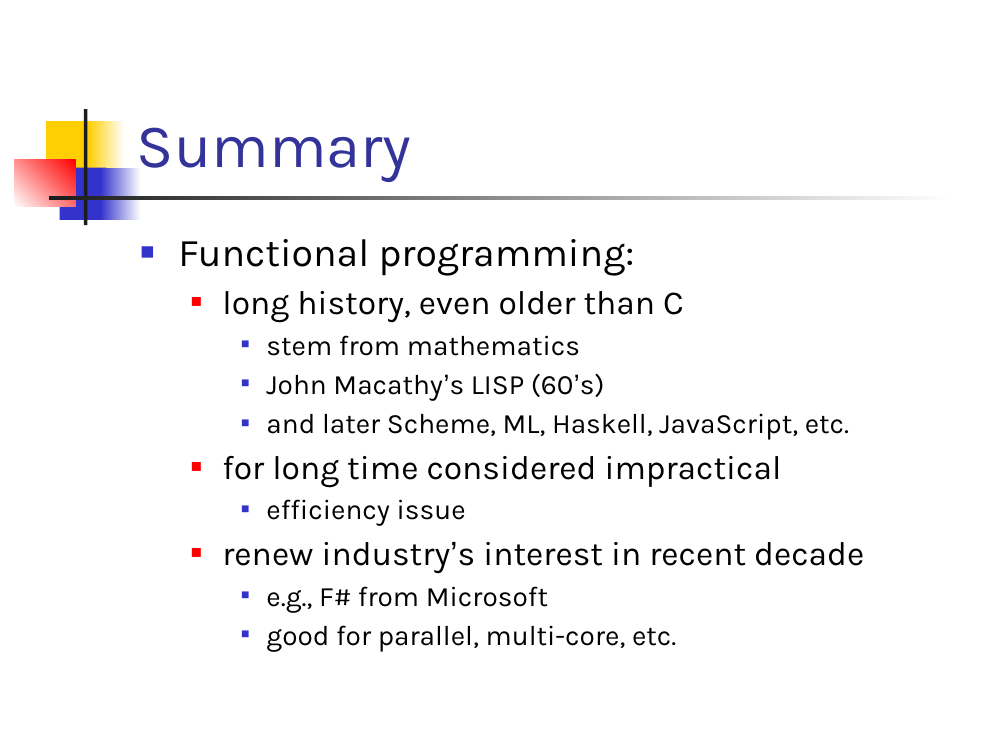
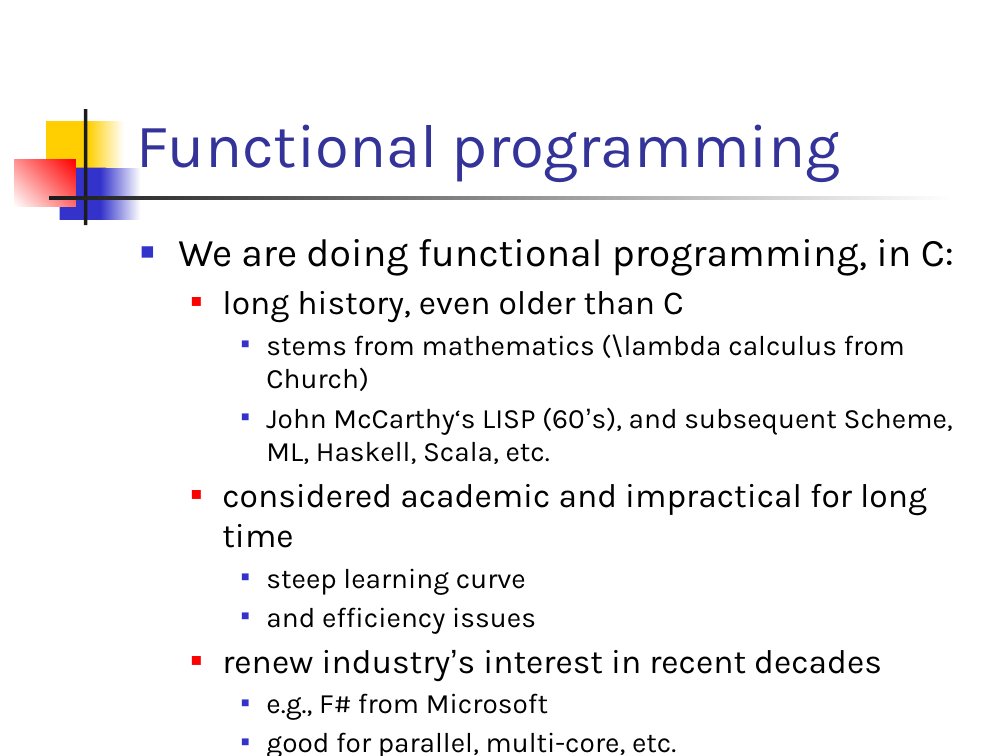
Before and after one commit to csslab-ustc/csslab-ustc.github.io, a slide deck: slide 18 of courses/sysprog/slides/lec13-funList.pptx (slide 19 before the commit). Drawn at 1008x756 pixels with LibreOffice and Linux fonts; fonts in the diff are those of the drawing. Boxes give left, top, right and bottom in pixels: in the first picture for what was removed or moved away, otherwise in the second. Text is boxed around its words. In the diff, an @@ line names an element or a change of style, - is before the commit and + after.

```diff
--- a/courses/sysprog/slides/lec13-funList.pptx
+++ b/courses/sysprog/slides/lec13-funList.pptx
@@ title at (x1=137, y1=124, x2=840, y2=182): text changed @@
-Summary
+Functional programming
@@ text at (x1=178, y1=239, x2=954, y2=276): text changed @@
-■ Functional programming:
+■ We are doing functional programming, in C:
@@ text at (x1=222, y1=334, x2=953, y2=682): text changed @@
-    ■ stem from mathematics
-    ■ John Macathy’s LISP (60’s)
-    ■ and later Scheme, ML, Haskell, JavaScript, etc.
-  ■ for long time considered impractical
-    ■ efficiency issue
-  ■ renew industry’s interest in recent decade
+    ■ stems from mathematics (\lambda calculus from Church)
+    ■ John McCarthy‘s LISP (60’s), and subsequent Scheme, ML, Haskell, Scala, etc.
+  ■ considered academic and impractical for long time
+    ■ steep learning curve
+    ■ and efficiency issues
+  ■ renew industry’s interest in recent decades
```
Also in this commit, not shown: 11 other slides changed, 1 slide removed, 10 other files.
